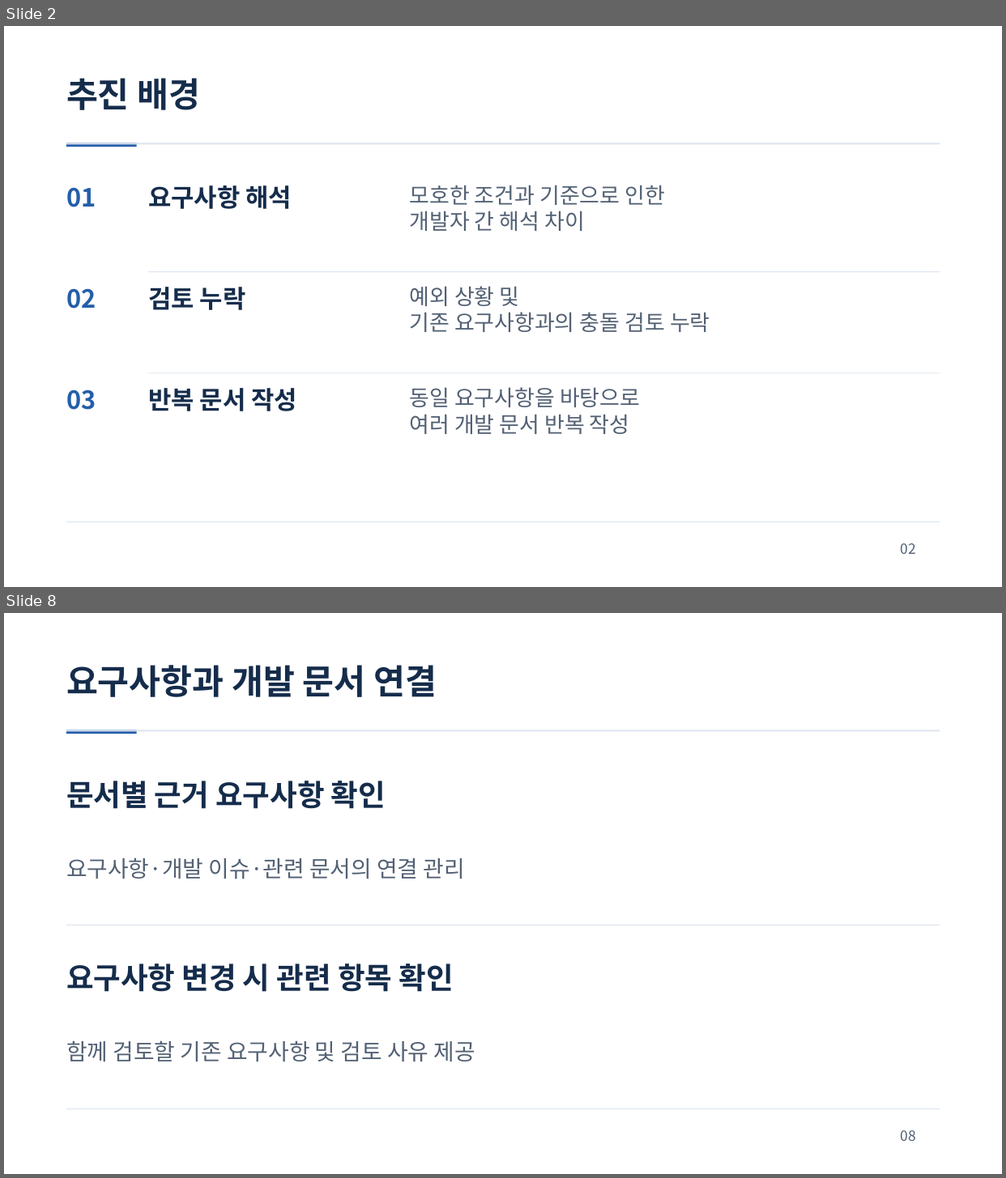
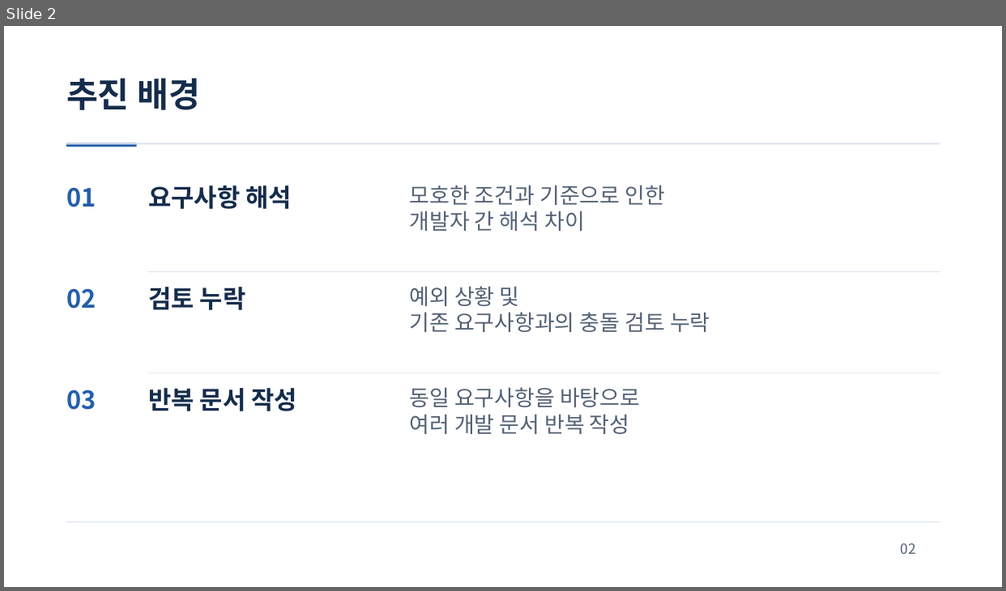
Before and after one commit to jihunhan98/semes-superrookie, a slide deck: docs/presentations/ReqOps_SuperRookie.pptx. Shown one above the other, each under a label of ours: slides 2 and 8 before the commit, slide 2 after it; the slides between them are not shown. The pictures are 1006x1178 and 1006x591 pixels, drawn with LibreOffice and Linux fonts; fonts in the diff are those of the drawing. Boxes give left, top, right and bottom in pixels: in the first picture for what was removed or moved away, otherwise in the second. Text is boxed around its words. In the diff, an @@ line names an element or a change of style, - is before the commit and + after.

```diff
--- a/docs/presentations/ReqOps_SuperRookie.pptx
+++ b/docs/presentations/ReqOps_SuperRookie.pptx
@@ slide 8 removed at [4,613,1002,1174], background #FFFFFF @@
@@ text removed at [66,665,437,697] @@
-요구사항과 개발 문서 연결
@@ rectangle removed at [66,730,137,734] @@
@@ rectangle removed at [66,730,940,731] @@
@@ text removed at [66,781,386,809] @@
-문서별 근거 요구사항 확인
@@ text removed at [66,858,465,879] @@
-요구사항·개발 이슈·관련 문서의 연결 관리
@@ rectangle removed at [66,925,940,926] @@
@@ text removed at [66,964,454,992] @@
-요구사항 변경 시 관련 항목 확인
@@ text removed at [66,1041,475,1062] @@
-함께 검토할 기존 요구사항 및 검토 사유 제공
@@ rectangle removed at [66,1109,940,1110] @@
@@ text removed at [901,1131,916,1141] @@
-08
```
Also in this commit, not shown: 7 slides changed, 1 slide added.
